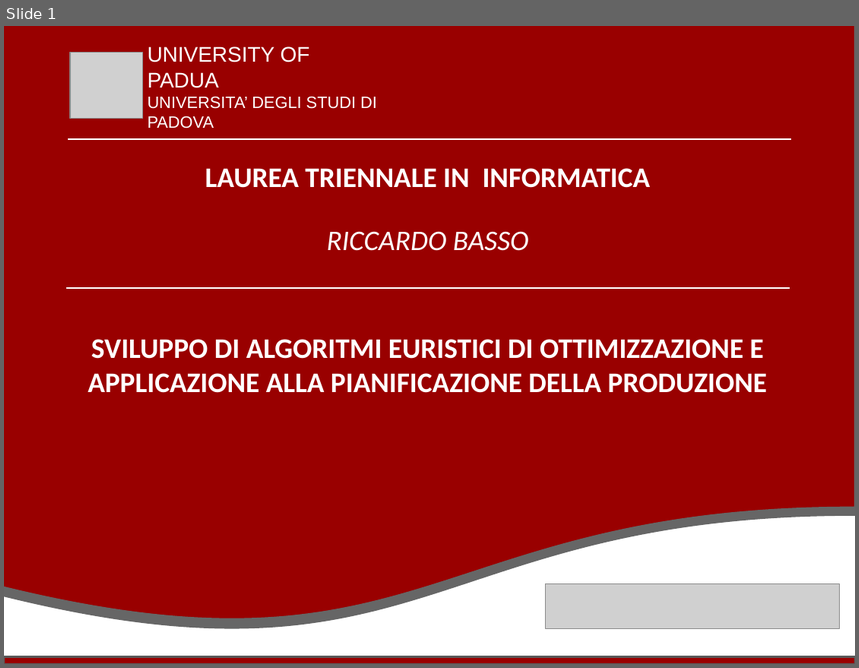
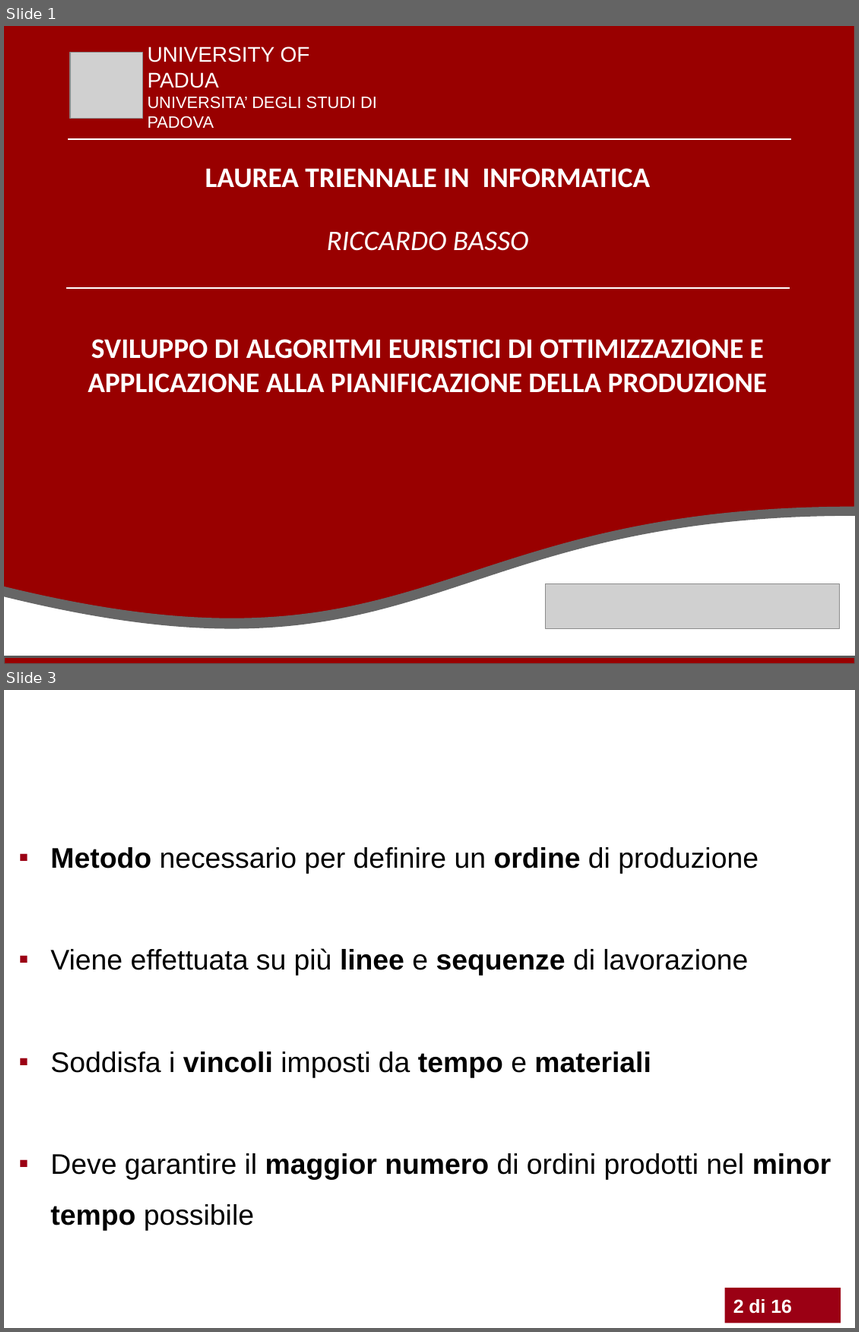
Before and after one commit to rikyb/Qontainer, a slide deck: presentazione/presentazione basso riccardo.pptx. Shown one above the other, each under a label of ours: slide 1 before the commit, slides 1 and 3 after it; the slides between them are not shown. The pictures are 859x668 and 859x1332 pixels, drawn with LibreOffice and Linux fonts; fonts in the diff are those of the drawing; grey boxes stand for pictures; background and template pictures are left out. Boxes give left, top, right and bottom in pixels: in the first picture for what was removed or moved away, otherwise in the second. Text is boxed around its words. In the diff, an @@ line names an element or a change of style, - is before the commit and + after.

```diff
--- a/presentazione/presentazione basso riccardo.pptx
+++ b/presentazione/presentazione basso riccardo.pptx
@@ slide 3 added at [4,690,855,1328], background #FFFFFF @@
@@ text added at [50,847,832,1231], 24 pt, text #000000 @@
+▪ Metodo necessario per definire un ordine di produzione
+▪ Viene effettuata su più linee e sequenze di lavorazione
+▪ Soddisfa i vincoli imposti da tempo e materiali
+▪ Deve garantire il maggior numero di ordini prodotti nel minor tempo possibile
@@ title added at [618,847,759,873], 28 pt, text #FFFFFF @@
+PIANIFICAZIONE DELLA PRODUZIONE
@@ text added at [545,1263,756,1328], 16 pt, text #FFFFFF, bold @@
+Riccardo Basso
@@ rectangle added at [725,1288,841,1323], fill #9B0014, 16 pt, text #FFFFFF, bold @@
+2 di 16
@@ page number added at [778,1305,798,1314], 9 pt, text #D9CFAB @@
+3/10
```
Also in this commit, not shown: 13 slides changed, 2 other slides added, 1 slide removed, 6 other files.
